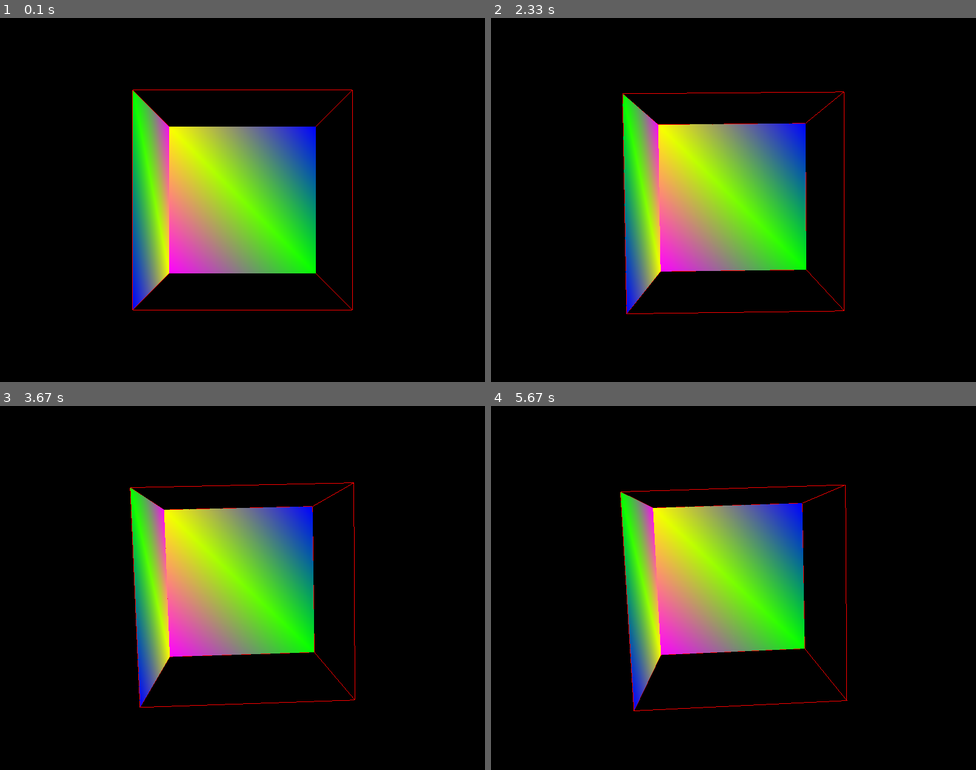
Above: before the commit, frames 1-4 (two rows, left to right).
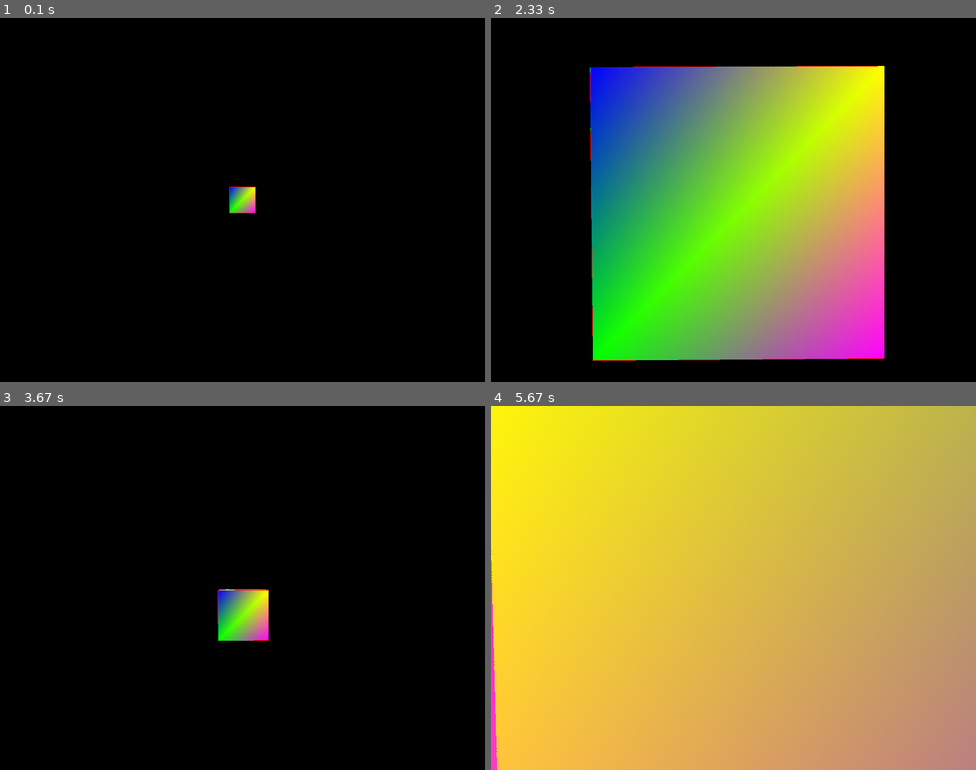
Above: after the commit, the same moments.

Repository: DHameete/pygames
Game: pygame game, started from 02_RubiksCube/main.py
Same seed, same stepped clock (60 frames per second), same inputs: the game is played once before the commit and once after it.
Inputs:
- Up to frame 1 (0.1 s): no input
- Up to frame 2 (2.33 s): tap Space at 0.33, 2.23 s; hold Right 0.67-1.13 s; hold Up 1.17-1.63 s; hold Right 1.67-2.13 s; hold Left from 2.17 s (still down)
- Up to frame 3 (3.67 s): tap Space at 2.53, 2.8, 3.57 s; release Left at 2.7 s; hold Down 2.73-3.03 s; hold Up from 3.5 s (still down)
- Up to frame 4 (5.67 s): release Up at 3.87 s; hold Left 4.97-5.43 s; tap Space at 5.03, 5.33 s

The runs differ from the first frame. In frame 1, 16% of the frame differs, in the area x 27-73%, y 19-81%; in frame 2, 48%; in frame 3, 16%; in frame 4, 99%, in the area x 0-100%, y 0-100%.

Commit message:
moving cubes automatically

Diff:
--- a/02_RubiksCube/main.py
+++ b/02_RubiksCube/main.py
@@ -55,7 +55,7 @@
 
 def Cube():
     glBegin(GL_QUADS)
-    for surface in surfaces[0:2]:
+    for surface in surfaces:
         x = 1
         for vertex in surface:
             glColor3fv(colors[x])
@@ -89,22 +89,46 @@
 
     gluPerspective(45, (display[0]/display[1]), 0.1, 50.0)
 
-    glTranslatef(0.0, 0.0, -5)
-    glRotatef(0, 0, 0, 0)
+    glTranslatef(0.0, 0.0, -40)
+    # glRotatef(25, 2, 1, 0)
 
-    while True:
+    object_passed = False
+
+    print(object_passed)
+
+    while not object_passed:
         for event in pygame.event.get():
+            if event.type == QUIT:
+                pygame.quit()
+                sys.exit()
             if event.type == KEYDOWN:
                 if event.key == K_SPACE:
                     glRotatef(1, 3, 1, 1)
-            if event.type == QUIT:
-                pygame.quit()
-                sys.exit()
+                if event.key == K_LEFT:
+                    glTranslatef(0.5, 0, 0)
+                if event.key == K_RIGHT:
+                    glTranslatef(-0.5, 0, 0)
+                if event.key == K_UP:
+                    glTranslatef(0, -1, 0)
+                if event.key == K_DOWN:
+                    glTranslatef(0, 1, 0)
+            # if event.type == MOUSEBUTTONDOWN:
+            #     if event.button == 4:
+            #         glTranslatef(0, 0, 1.0)
+            #     if event.button == 5:
+            #         glTranslatef(0, 0, -1.0)
 
+        x = glGetDoublev(GL_MODELVIEW_MATRIX)
+
+        camera_z = x[3][2]
+
+        if camera_z <= 0:
+            object_passed = True
 
         # glRotatef(1, 3, 1, 1)
         glClear(GL_COLOR_BUFFER_BIT|GL_DEPTH_BUFFER_BIT)
-        # Enable depth test
+        glTranslatef(0, 0, 0.5)
+       # Enable depth test
         glEnable(GL_DEPTH_TEST)
         # Accept fragment if it closer to the camera than the former one
         glDepthFunc(GL_LESS)
@@ -116,4 +140,8 @@
 
 
 if __name__ == "__main__":
-    main()
+    for x in range(10):
+        main()
+        glLoadIdentity()
+    pygame.quit()
+    quit()
